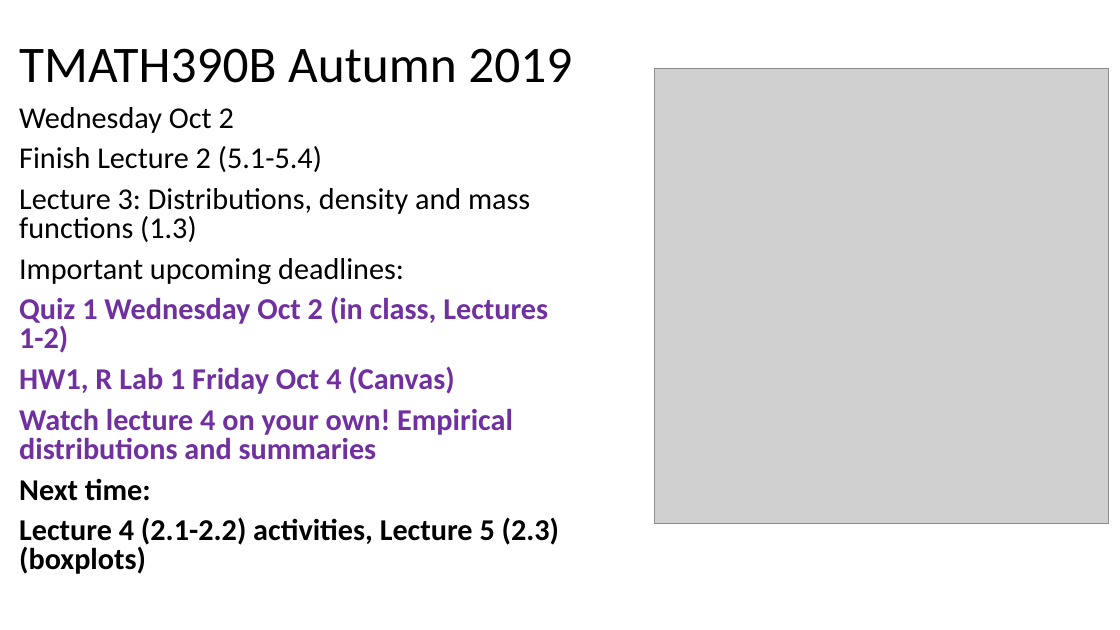
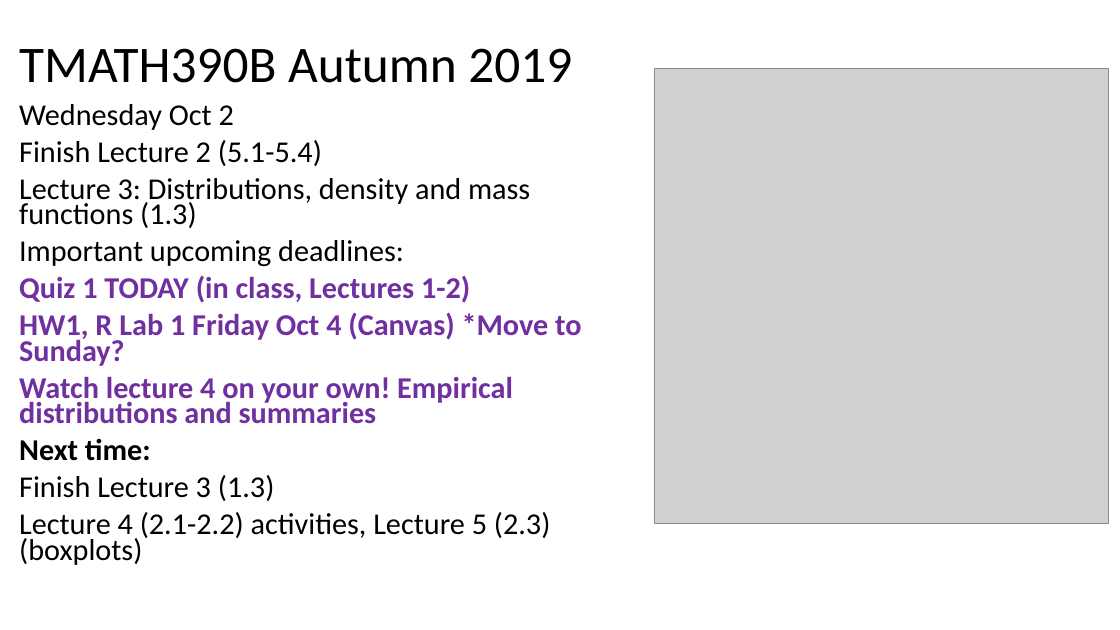
Before and after one commit to mkenn/TMATH390R, a slide deck: slide 5 of TMATH390InClassRProj/TMATH390Au19MW_DailyAgenda.pptx. Drawn at 1120x630 pixels with LibreOffice and Linux fonts; fonts in the diff are those of the drawing; grey boxes stand for pictures. Boxes give left, top, right and bottom in pixels: in the first picture for what was removed or moved away, otherwise in the second. Text is boxed around its words. In the diff, an @@ line names an element or a change of style, - is before the commit and + after.

```diff
--- a/TMATH390InClassRProj/TMATH390Au19MW_DailyAgenda.pptx
+++ b/TMATH390InClassRProj/TMATH390Au19MW_DailyAgenda.pptx
@@ text at [19,104,551,565]: bold off in "Lecture 4 (2.1-2.2) activities, Lecture 5 (2.3)(boxplots)"; line spacing 0.8 to 0.7 @@
@@ text at [19,275,581,366]: text changed @@
-Quiz 1 Wednesday Oct 2 (in class, Lectures 1-2)
-HW1, R Lab 1 Friday Oct 4 (Canvas)
+Quiz 1 TODAY (in class, Lectures 1-2)
+HW1, R Lab 1 Friday Oct 4 (Canvas) *Move to Sunday?
@@ text at [19,475,275,501]: paragraph added @@
+Finish Lecture 3 (1.3)
```
Also in this commit, not shown: 1 other slide changed, 1 other file.
